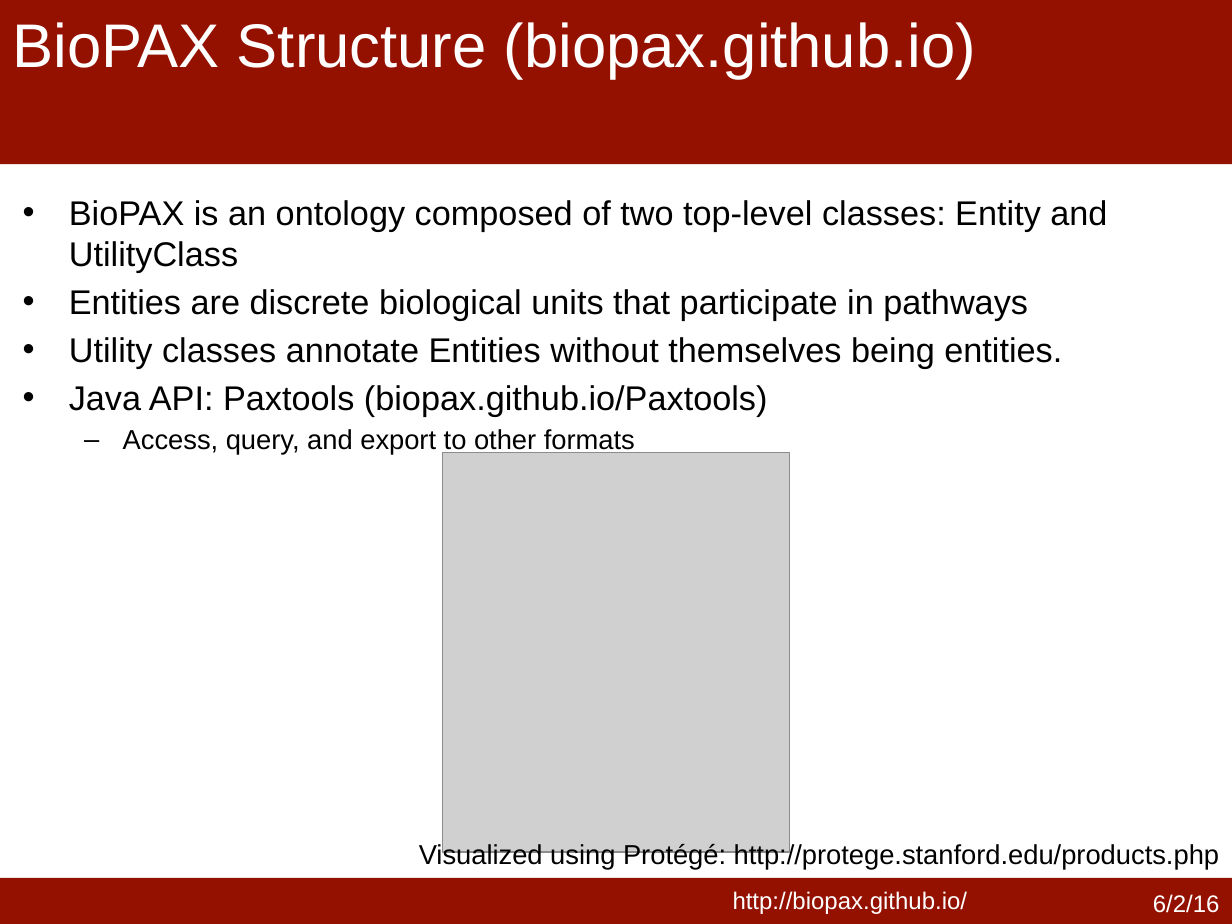
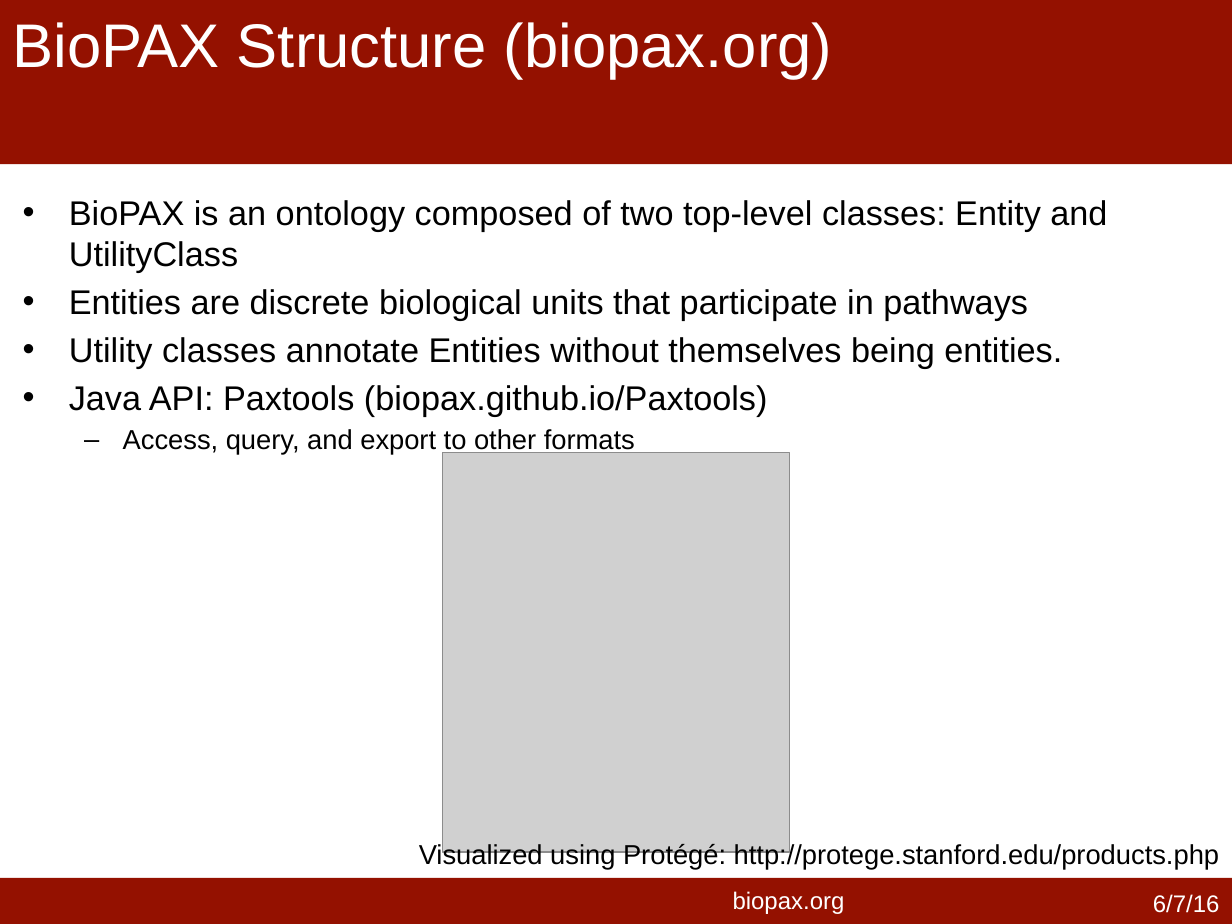
Before and after one commit to cannin/biopaxTutorial, a slide deck: slide 4 of biopaxTutorial/conferencePresentations_post2015/harmony_2016_biopaxIntro/biopaxIntro_060616.pptx (slide 3 before the commit). Drawn at 1232x924 pixels with LibreOffice and Linux fonts; fonts in the diff are those of the drawing; grey boxes stand for pictures. Boxes give left, top, right and bottom in pixels: in the first picture for what was removed or moved away, otherwise in the second. Text is boxed around its words. In the diff, an @@ line names an element or a change of style, - is before the commit and + after.

```diff
--- a/biopaxTutorial/conferencePresentations_post2015/harmony_2016_biopaxIntro/biopaxIntro_060616.pptx
+++ b/biopaxTutorial/conferencePresentations_post2015/harmony_2016_biopaxIntro/biopaxIntro_060616.pptx
@@ title at [12,22,833,79]: text changed @@
-BioPAX Structure (biopax.github.io)
+BioPAX Structure (biopax.org)
@@ text removed at [733,891,968,914] @@
-http://biopax.github.io/
@@ text added at [733,891,845,914], 14 pt, text #FFFFFF @@
+biopax.org
@@ text at [1153,894,1220,913]: text changed @@
-6/2/16
+6/7/16
```
Also in this commit, not shown: 10 other slides changed, 1 slide added.
